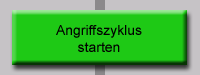
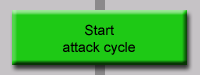
The second 200 x 75 image is a revision of the first. Changes to its layers:
renamed "Angriffszyklus starten" to "Start attack cycle", painted on it over [56, 24, 142, 55]
